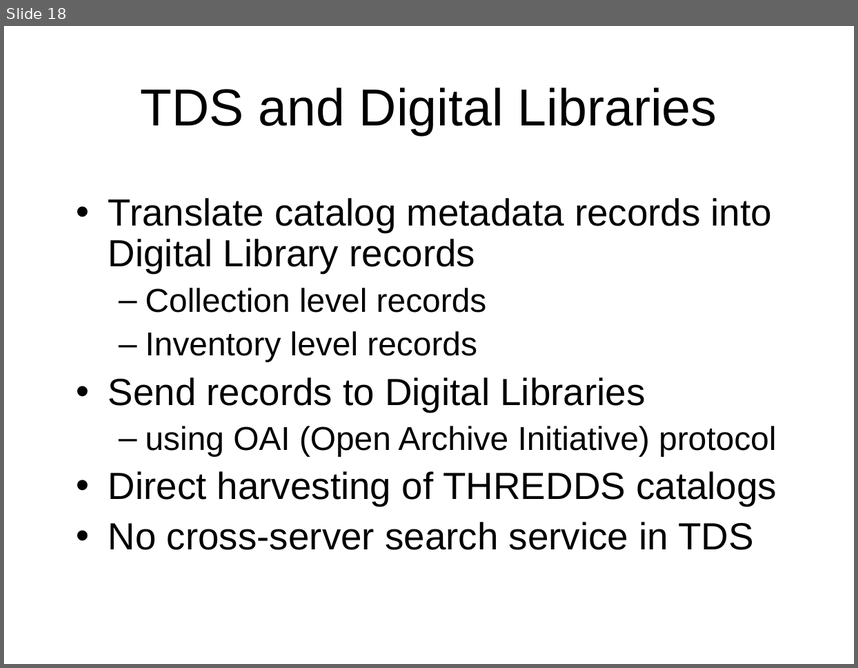
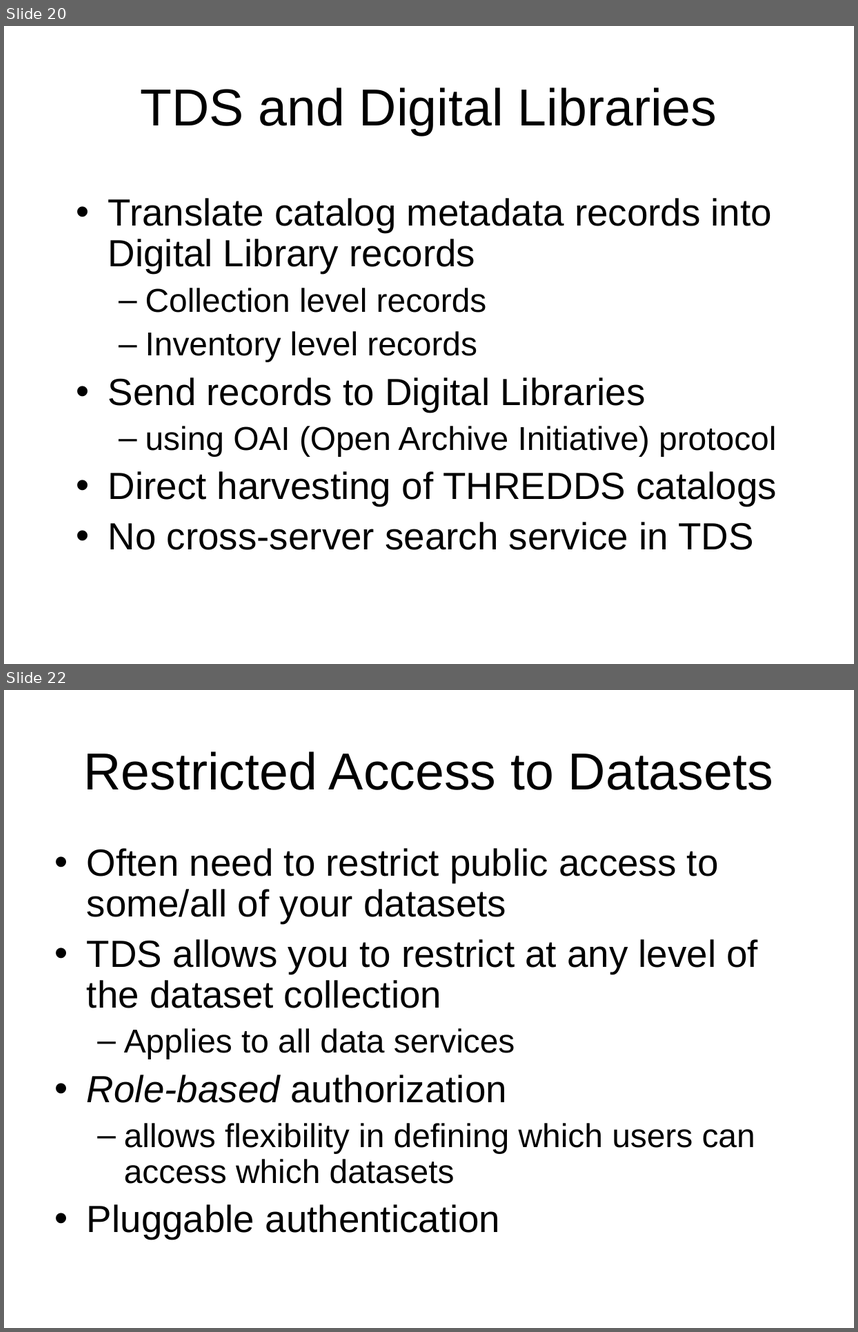
Before and after one commit to ooici-eoi/THREDDS, a slide deck: docs/web/thredds/tech/tutorial/TDSOverview.ppt. Shown one above the other, each under a label of ours: slide 18 before the commit, slides 20 and 22 after it; the slides between them are not shown. The pictures are 858x668 and 858x1332 pixels, drawn with LibreOffice and Linux fonts; fonts in the diff are those of the drawing; background and template pictures are left out. Boxes give left, top, right and bottom in pixels: in the first picture for what was removed or moved away, otherwise in the second. Text is boxed around its words. In the diff, an @@ line names an element or a change of style, - is before the commit and + after.

```diff
--- a/docs/web/thredds/tech/tutorial/TDSOverview.ppt
+++ b/docs/web/thredds/tech/tutorial/TDSOverview.ppt
@@ slide 22 added at (x1=4, y1=690, x2=854, y2=1328), background picture (left out) @@
@@ title added at (x1=83, y1=751, x2=773, y2=790), 44 pt, text #000000 @@
+Restricted Access to Datasets
@@ text added at (x1=87, y1=848, x2=758, y2=1239), 32 pt, text #000000 @@
+• Often need to restrict public access to some/all of your datasets
+• TDS allows you to restrict at any level of the dataset collection
+  – Applies to all data services
+• Role-based authorization
+  – allows flexibility in defining which users can access which datasets
+• Pluggable authentication
@@ what was slide 18 is now slide 20 @@
```
Also in this commit, not shown: 9 slides changed, 5 other slides added, 8 other files.
